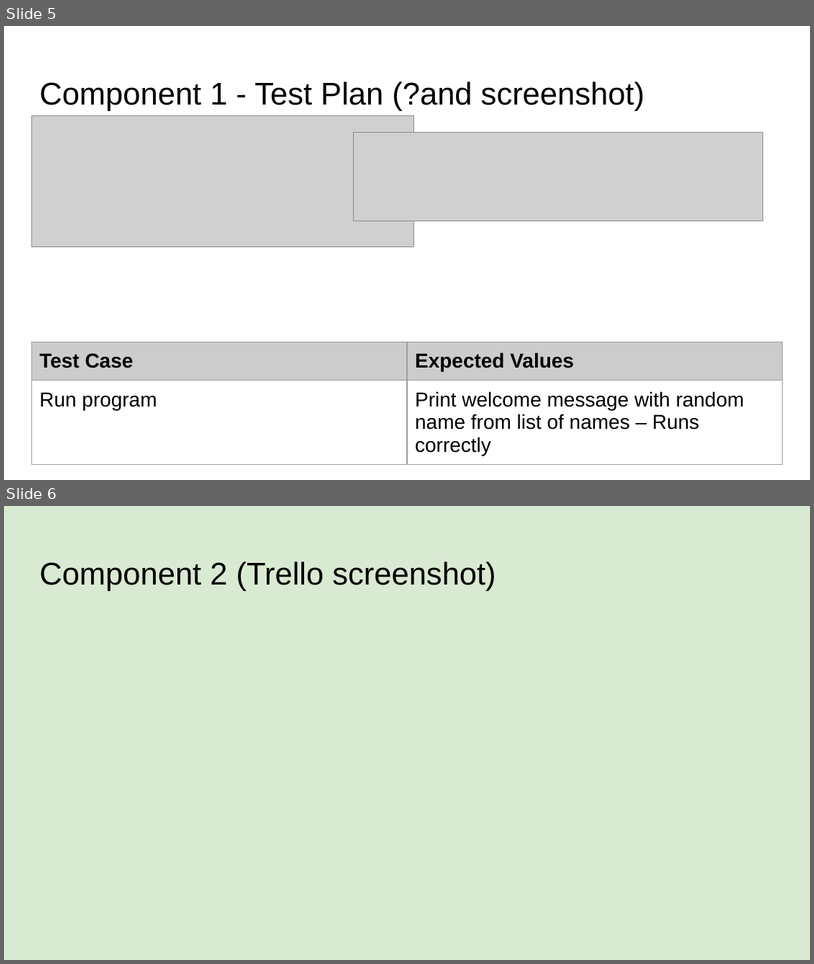
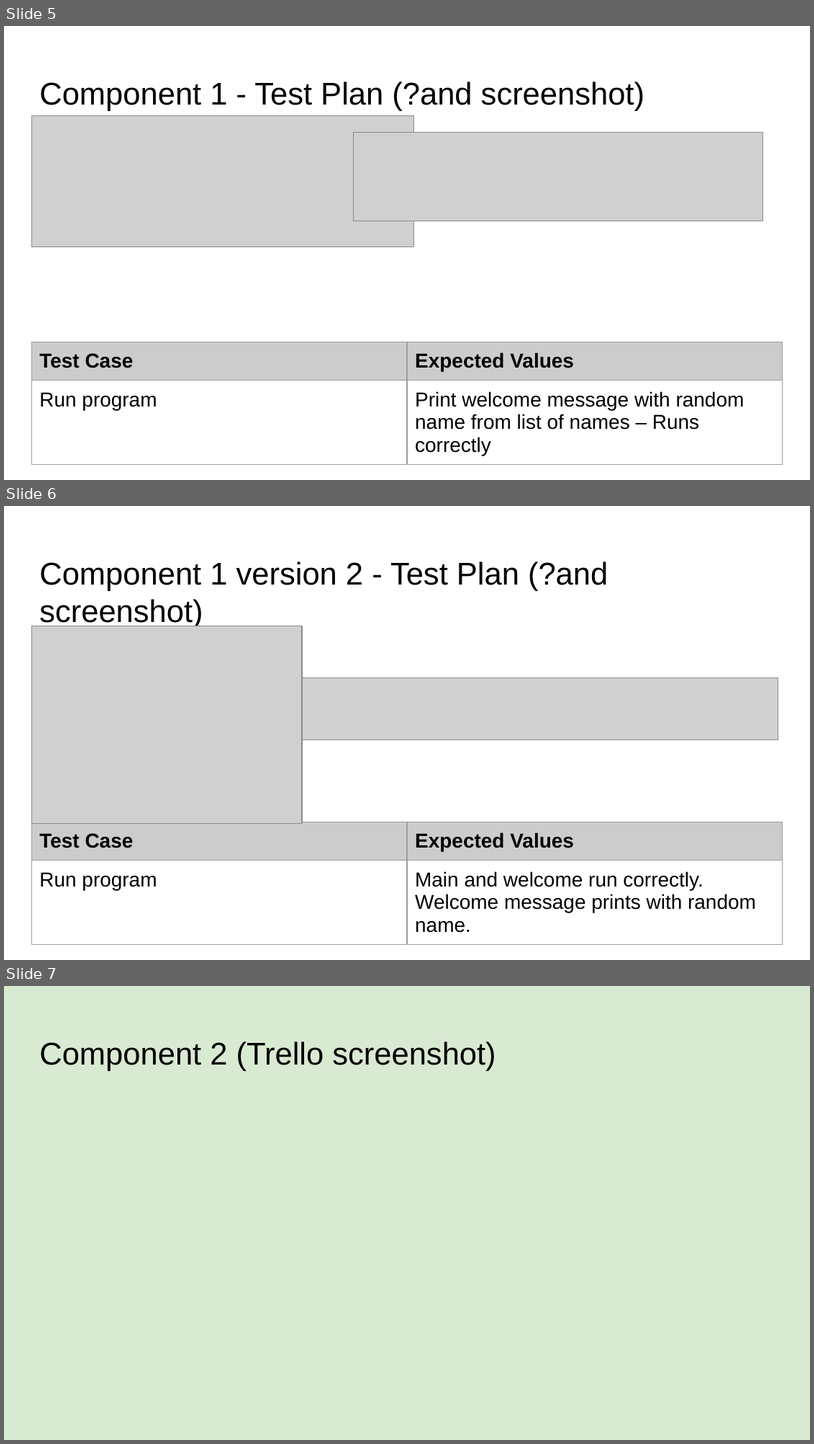
Before and after one commit to Luka-Timtam/Pizza-Bot, a slide deck: 022_91893+_+91897+Documentation.pptx. Shown one above the other, each under a label of ours: slides 5 and 6 before the commit, slides 5, 6 and 7 after it. The pictures are 814x964 and 814x1444 pixels, drawn with LibreOffice and Linux fonts; fonts in the diff are those of the drawing; grey boxes stand for pictures. Boxes give left, top, right and bottom in pixels: in the first picture for what was removed or moved away, otherwise in the second. Text is boxed around its words. In the diff, an @@ line names an element or a change of style, - is before the commit and + after.

Commit message:
Created welcomev2
Changed the welcome message code into a function. Also created a main() function to call welcome()

```diff
--- a/022_91893+_+91897+Documentation.pptx
+++ b/022_91893+_+91897+Documentation.pptx
@@ slide 6 added at bbox=[4, 506, 810, 960], background #FFFFFF @@
@@ title added at bbox=[39, 561, 608, 628], 28 pt, text #000000 @@
+Component 1 version 2 - Test Plan (?and screenshot)
@@ picture added at bbox=[31, 626, 302, 824] @@
@@ picture added at bbox=[302, 678, 779, 740] @@
@@ table added at bbox=[31, 821, 783, 950], 2 rows, 2 columns @@
+Test Case | Expected Values
+Run program | Main and welcome run correctly. Welcome message prints with random name.
@@ what was slide 6 is now slide 7 @@
```
Also in this commit, not shown: 1 slide changed, 2 other files.
